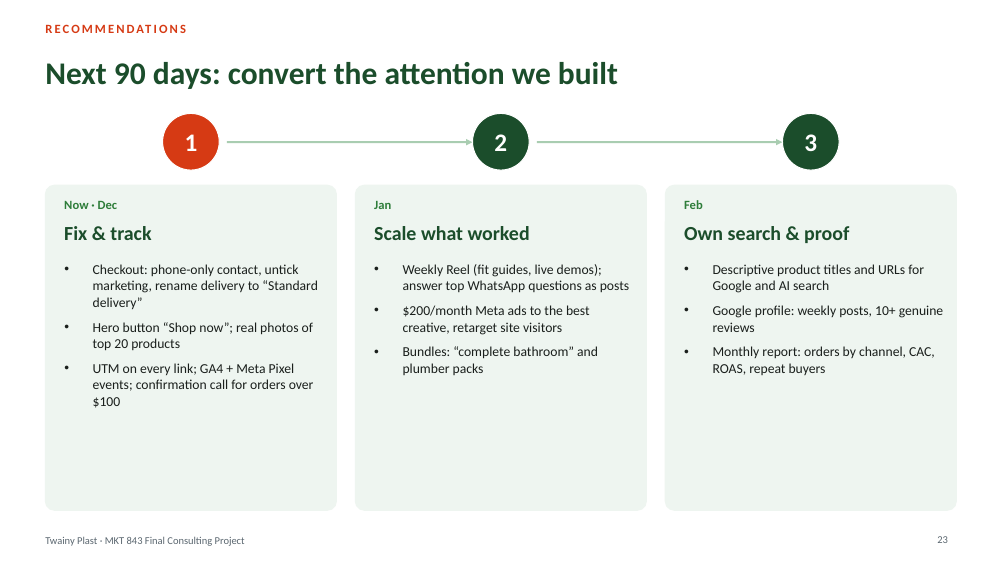
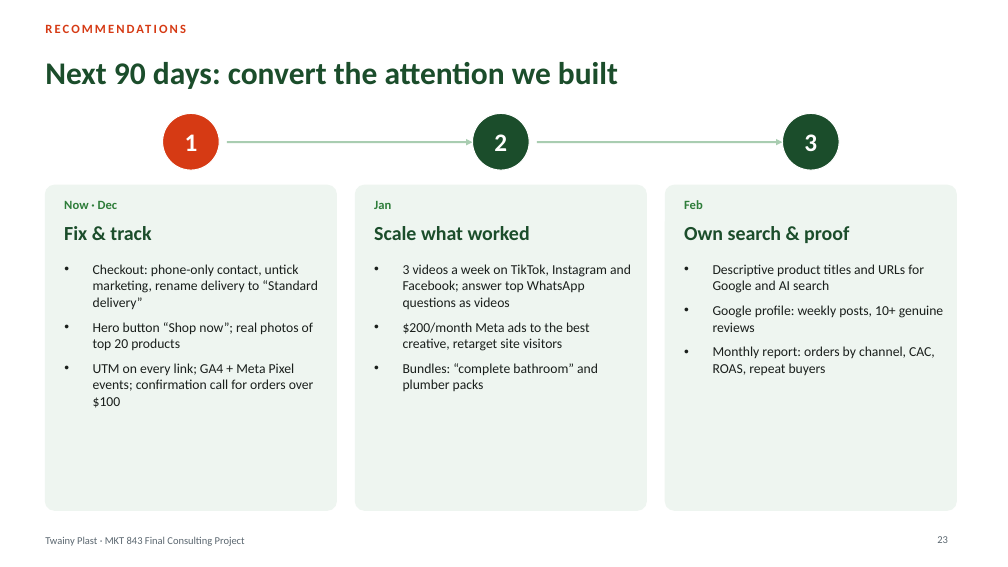
Before and after one commit to mouhibtwainy-dot/Twainy-Plast, a slide deck: slide 23 of deck/Twainy-Plast-Final-Deck.pptx. Drawn at 1008x567 pixels with LibreOffice and Linux fonts; fonts in the diff are those of the drawing. Boxes give left, top, right and bottom in pixels: in the first picture for what was removed or moved away, otherwise in the second. Text is boxed around its words. In the diff, an @@ line names an element or a change of style, - is before the commit and + after.

```diff
--- a/deck/Twainy-Plast-Final-Deck.pptx
+++ b/deck/Twainy-Plast-Final-Deck.pptx
@@ text at bbox=[403, 264, 631, 309]: text changed @@
-• Weekly Reel (fit guides, live demos); answer top WhatsApp questions as posts
+• 3 videos a week on TikTok, Instagram and Facebook; answer top WhatsApp questions as videos
```
Also in this commit, not shown: 14 other slides changed, 2 other files.
